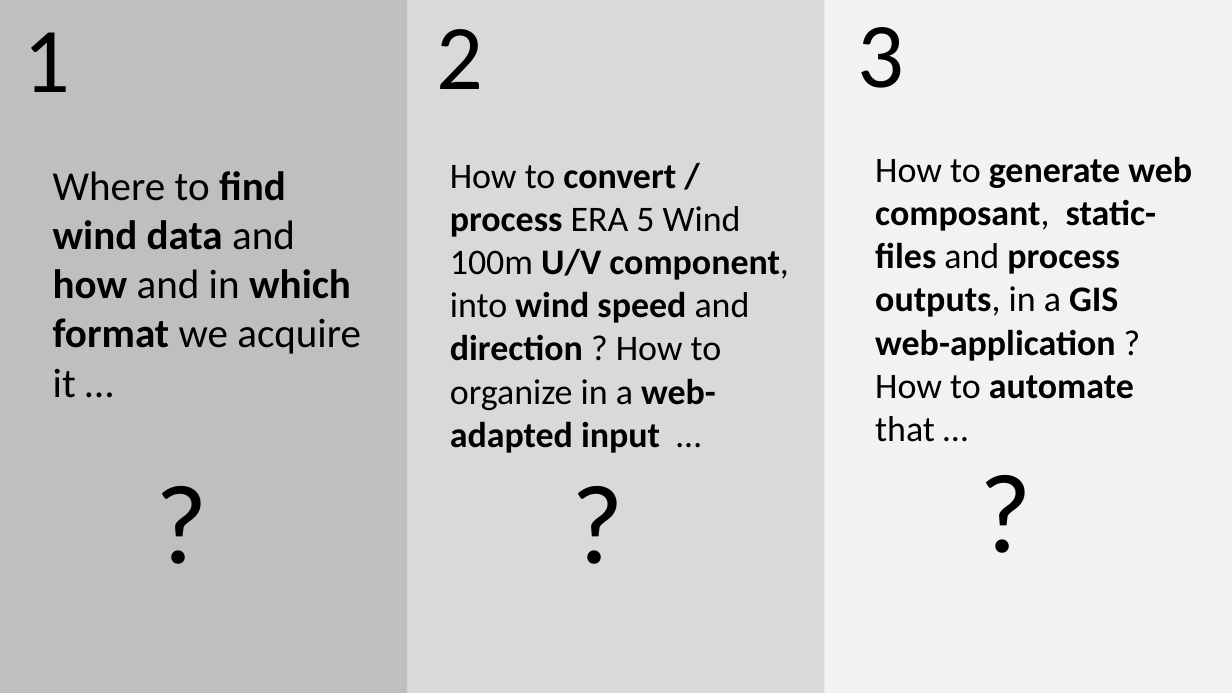
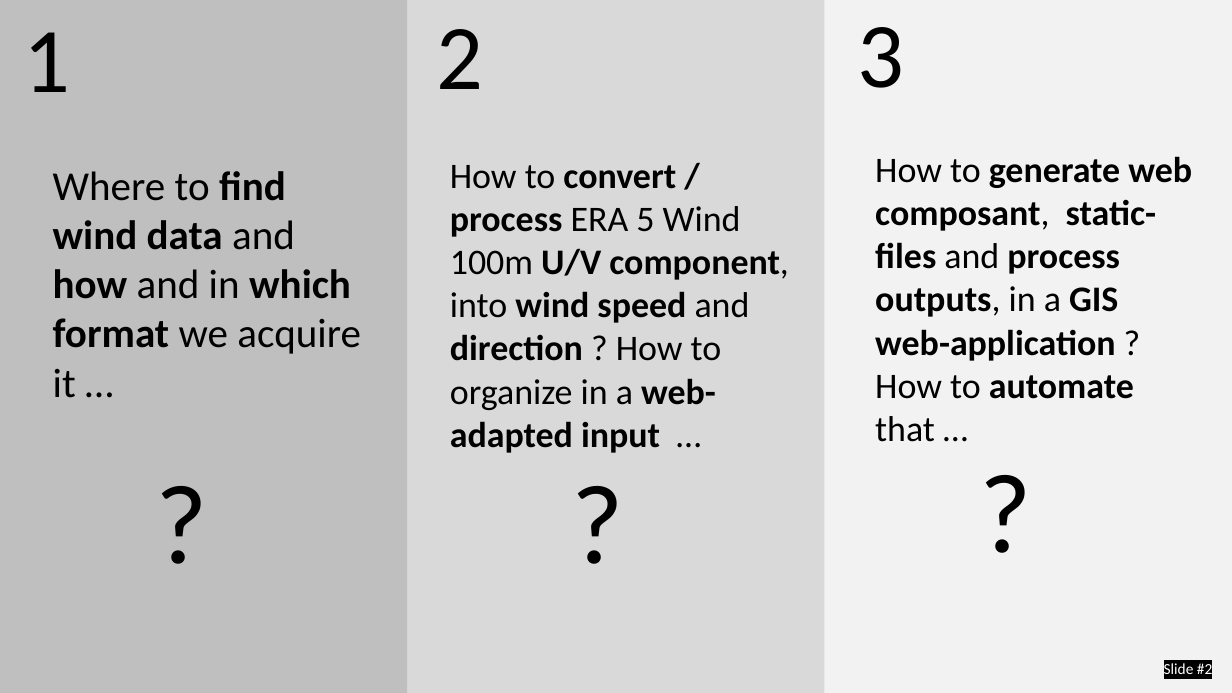
Before and after one commit to GITGT200/METEO_WIND, a slide deck: slide 2 of CHA05_MeteoWind_Wind-data-acquisition-process-publishing.pptx (slide 3 before the commit). Drawn at 1232x693 pixels with LibreOffice and Linux fonts; fonts in the diff are those of the drawing. Boxes give left, top, right and bottom in pixels: in the first picture for what was removed or moved away, otherwise in the second. Text is boxed around its words. In the diff, an @@ line names an element or a change of style, - is before the commit and + after.

Commit message:
Presentation update

```diff
--- a/CHA05_MeteoWind_Wind-data-acquisition-process-publishing.pptx
+++ b/CHA05_MeteoWind_Wind-data-acquisition-process-publishing.pptx
@@ page number added at box(1164, 663, 1212, 674), 12 pt, text #FFFFFF @@
+Slide #2
```
Also in this commit, not shown: 8 other slides changed, 1 slide removed.
